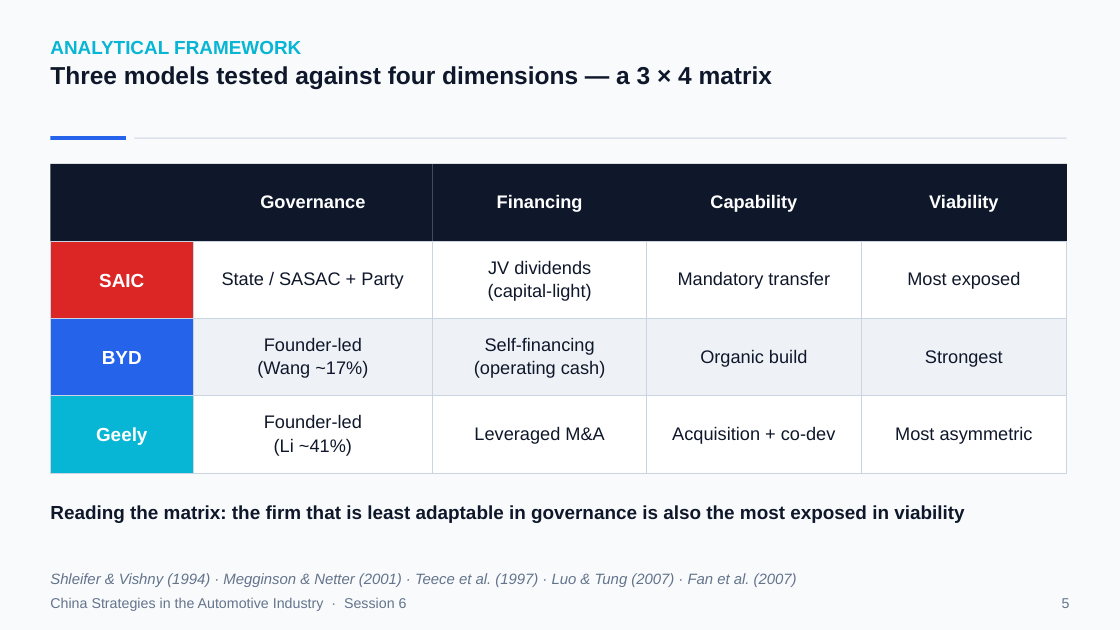
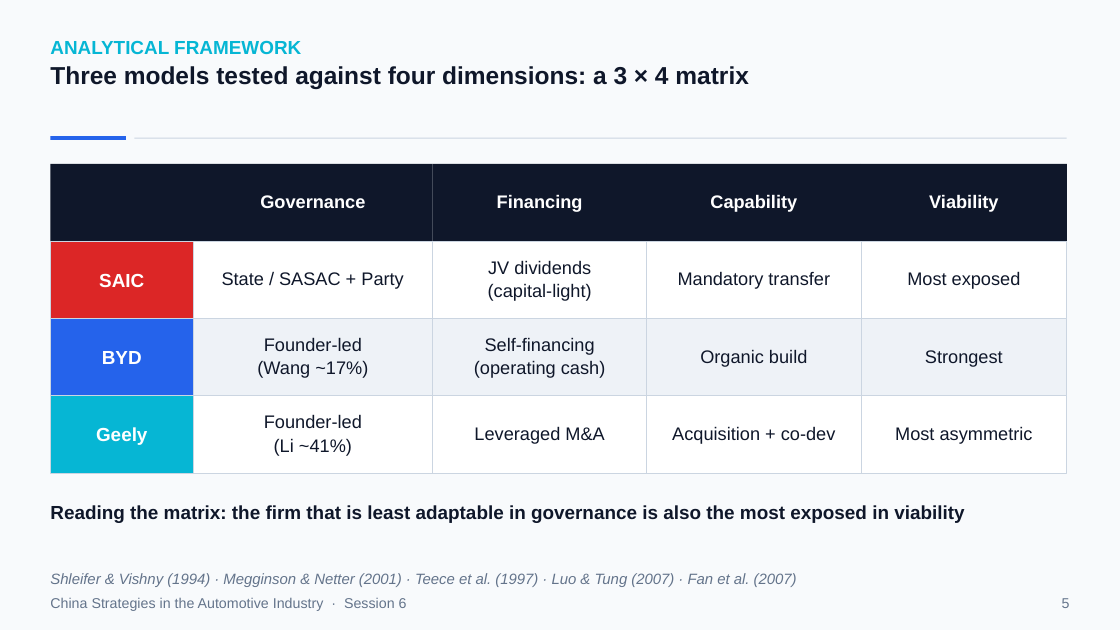
Before and after one commit to mickeymousehacker/CHINA-seminar-paper, a slide deck: slide 5 of research/presentation/China-Strategies-Presentation-FINAL.pptx. Drawn at 1120x630 pixels with LibreOffice and Linux fonts; fonts in the diff are those of the drawing. Boxes give left, top, right and bottom in pixels: in the first picture for what was removed or moved away, otherwise in the second. Text is boxed around its words. In the diff, an @@ line names an element or a change of style, - is before the commit and + after.

```diff
--- a/research/presentation/China-Strategies-Presentation-FINAL.pptx
+++ b/research/presentation/China-Strategies-Presentation-FINAL.pptx
@@ text at bbox=[50, 66, 749, 89]: text changed @@
-Three models tested against four dimensions — a 3 × 4 matrix
+Three models tested against four dimensions: a 3 × 4 matrix
```
Also in this commit, not shown: 10 other slides changed, 8 other files.
